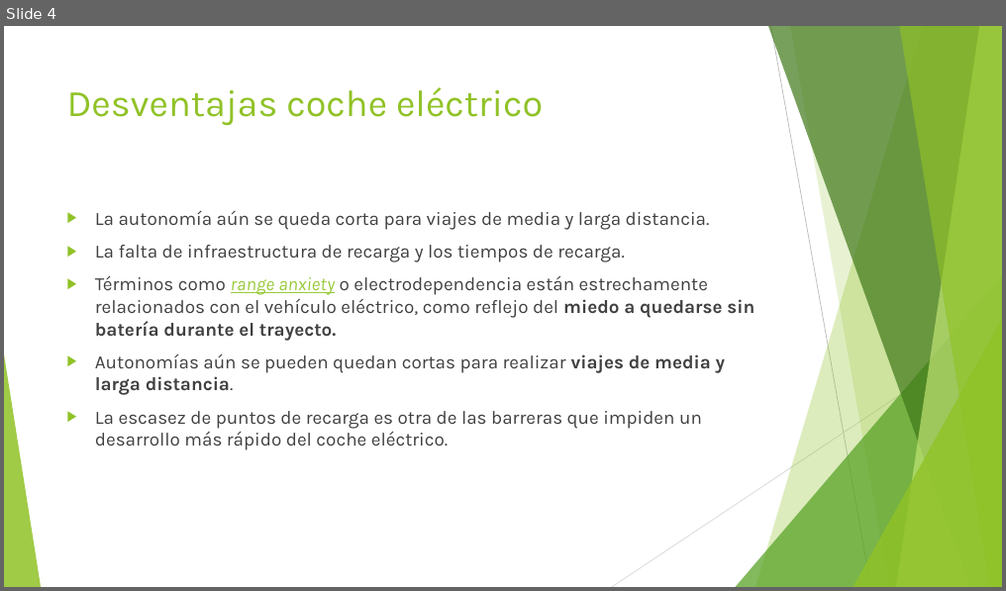
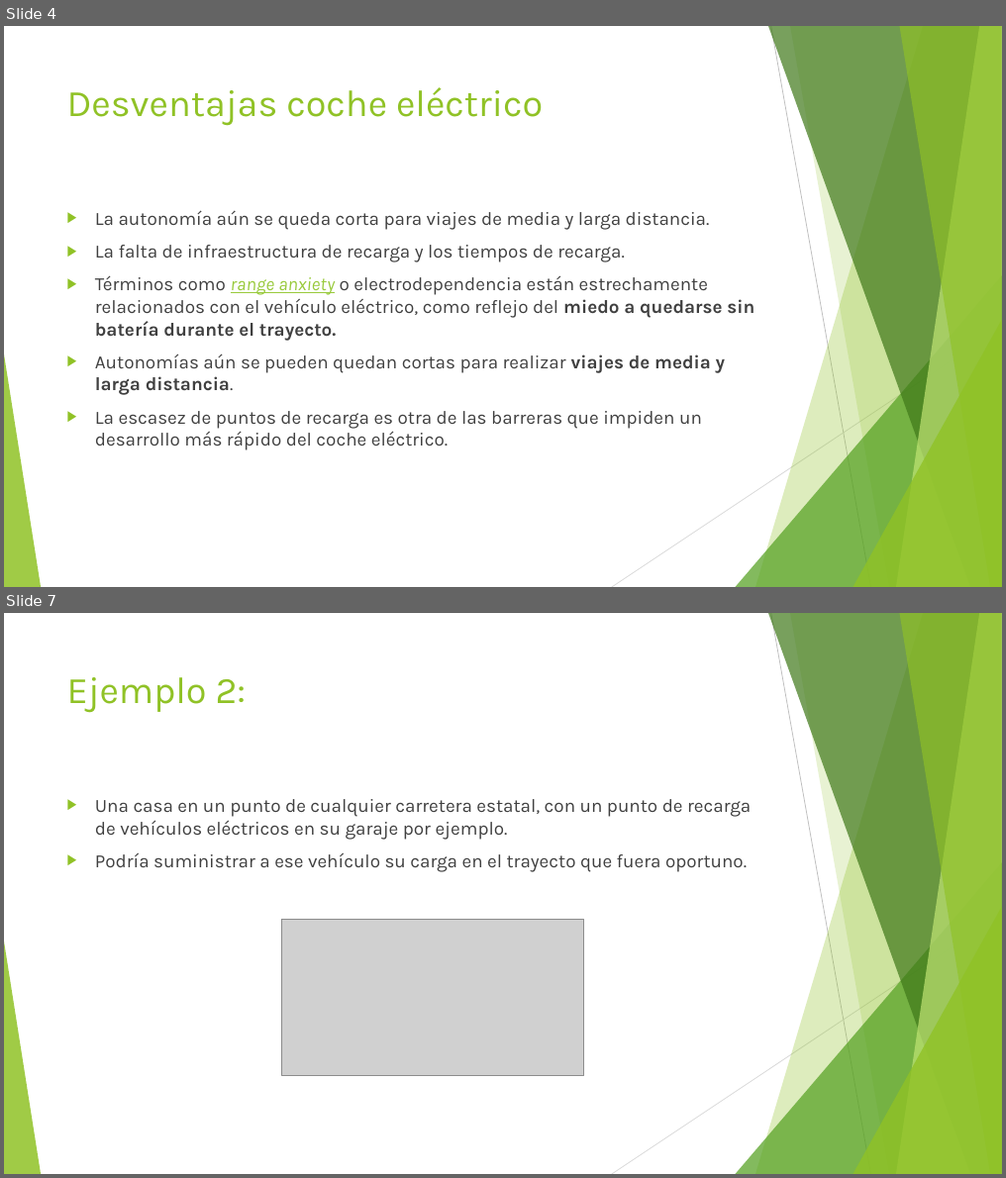
Before and after one commit to JMTE/ChargingPoints, a slide deck: Presentación_PPT_25_05_2022/CHARGING POINTS.pptx. Shown one above the other, each under a label of ours: slide 4 before the commit, slides 4 and 7 after it; the slides between them are not shown. The pictures are 1006x591 and 1006x1178 pixels, drawn with LibreOffice and Linux fonts; fonts in the diff are those of the drawing; grey boxes stand for pictures. Boxes give left, top, right and bottom in pixels: in the first picture for what was removed or moved away, otherwise in the second. Text is boxed around its words. In the diff, an @@ line names an element or a change of style, - is before the commit and + after.

```diff
--- a/Presentación_PPT_25_05_2022/CHARGING POINTS.pptx
+++ b/Presentación_PPT_25_05_2022/CHARGING POINTS.pptx
@@ slide 7 added at <box>4,613,1002,1174</box>, background #FFFFFF; not listed: 10 template elements that a slide beside it also shows @@
@@ title added at <box>67,677,247,713</box>, 36 pt, text #90C226 @@
+Ejemplo 2:
@@ text added at <box>95,799,750,872</box>, 18 pt, text #404040 @@
+▶ Una casa en un punto de cualquier carretera estatal, con un punto de recarga de vehículos eléctricos en su garaje por ejemplo.
+▶ Podría suministrar a ese vehículo su carga en el trayecto que fuera oportuno.
@@ picture added at <box>281,919,583,1075</box> @@
```
Also in this commit, not shown: 1 slide changed, 1 other slide added.
